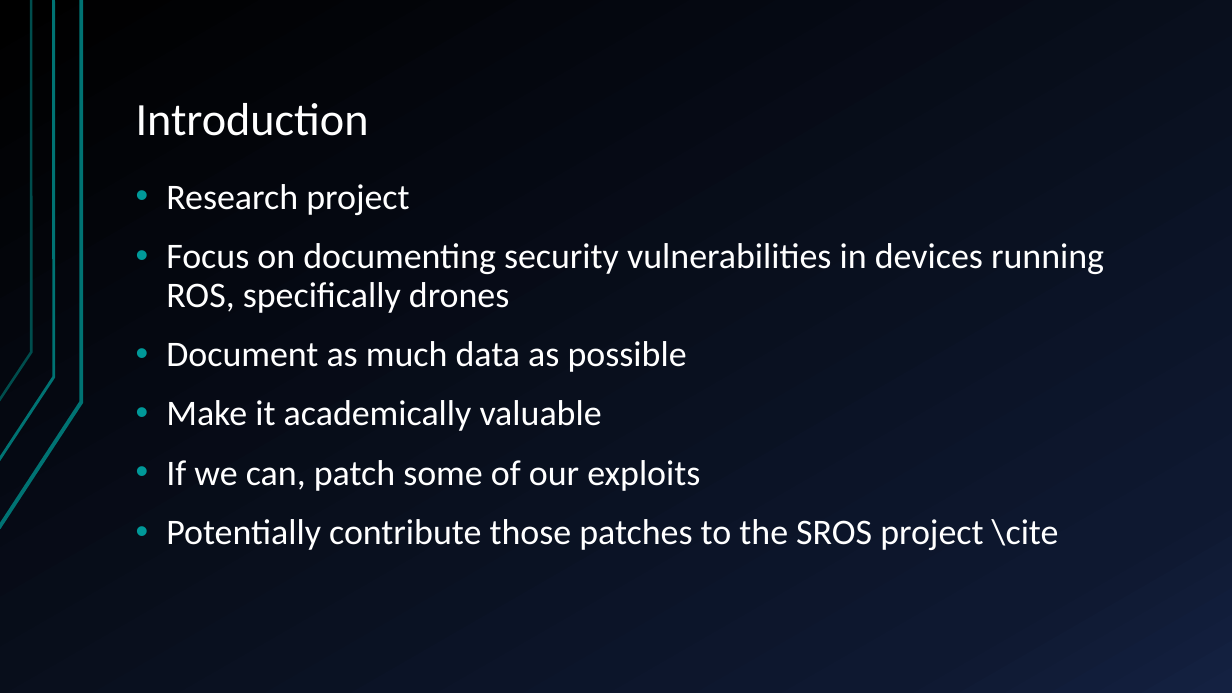
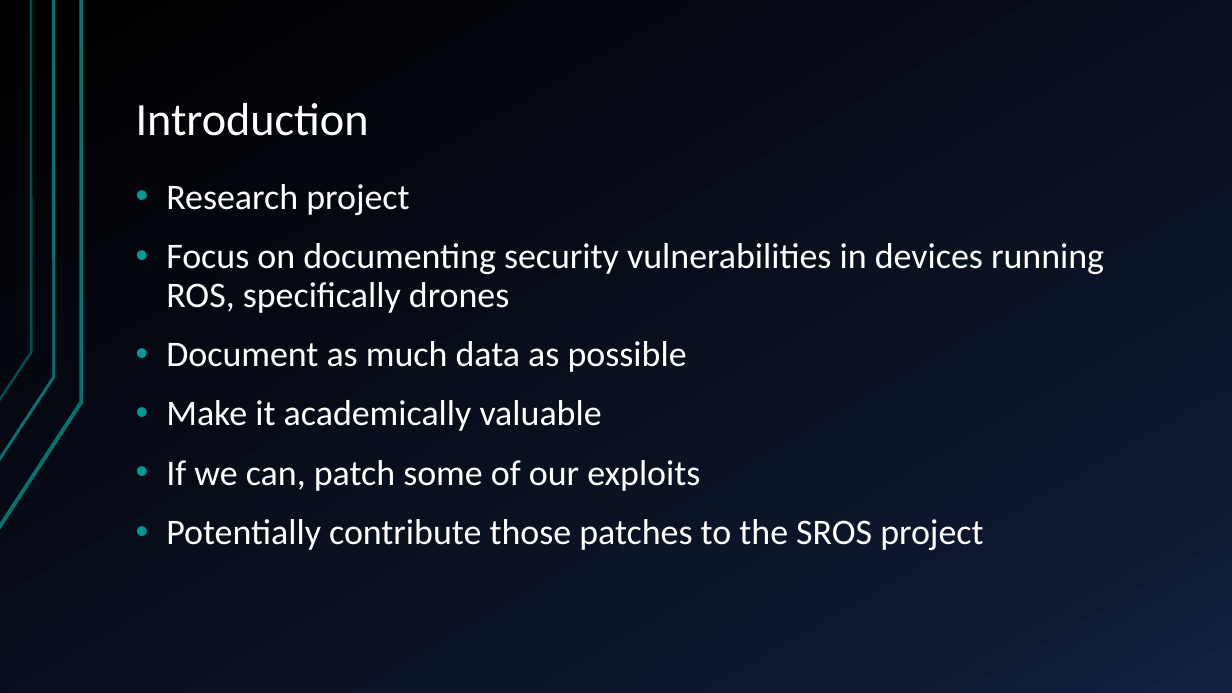
Before and after one commit to giacoppd/Security-For-Robotics, a slide deck: slide 2 of docs/progress_report/progress_report.pptx. Drawn at 1232x693 pixels with LibreOffice and Linux fonts; fonts in the diff are those of the drawing. Boxes give left, top, right and bottom in pixels: in the first picture for what was removed or moved away, otherwise in the second. Text is boxed around its words. In the diff, an @@ line names an element or a change of style, - is before the commit and + after.

Commit message:
Oops, we left a LaTeX style citation in our slide #sorrynotsorry

```diff
--- a/docs/progress_report/progress_report.pptx
+++ b/docs/progress_report/progress_report.pptx
@@ text at [166, 519, 983, 550]: text changed @@
-• Potentially contribute those patches to the SROS project \cite
+• Potentially contribute those patches to the SROS project
```
